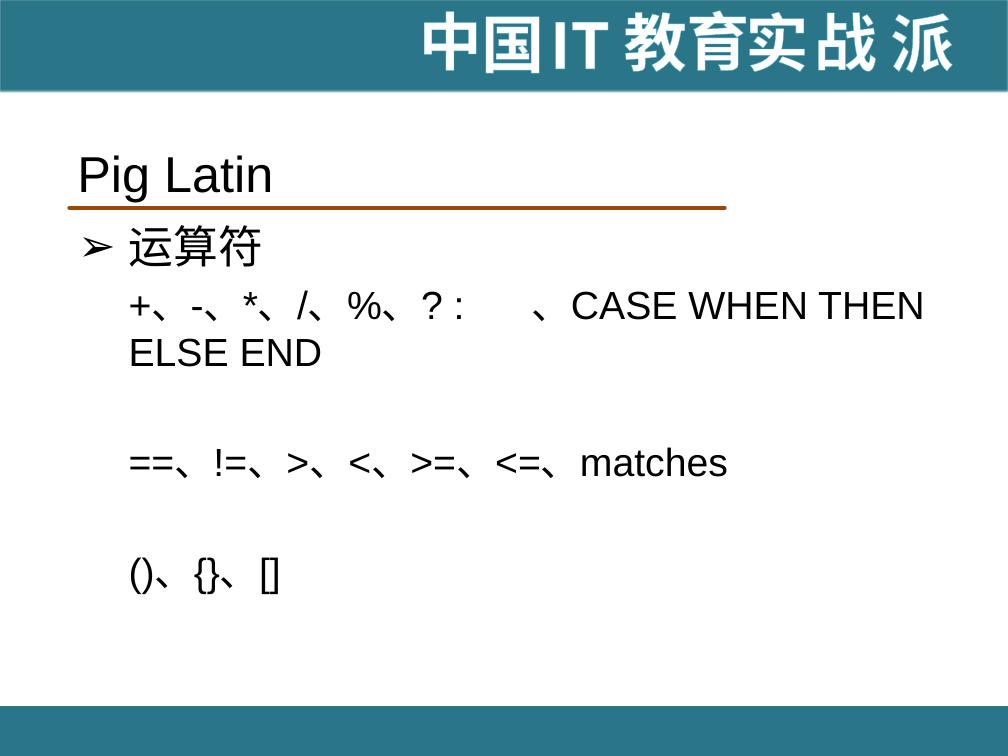
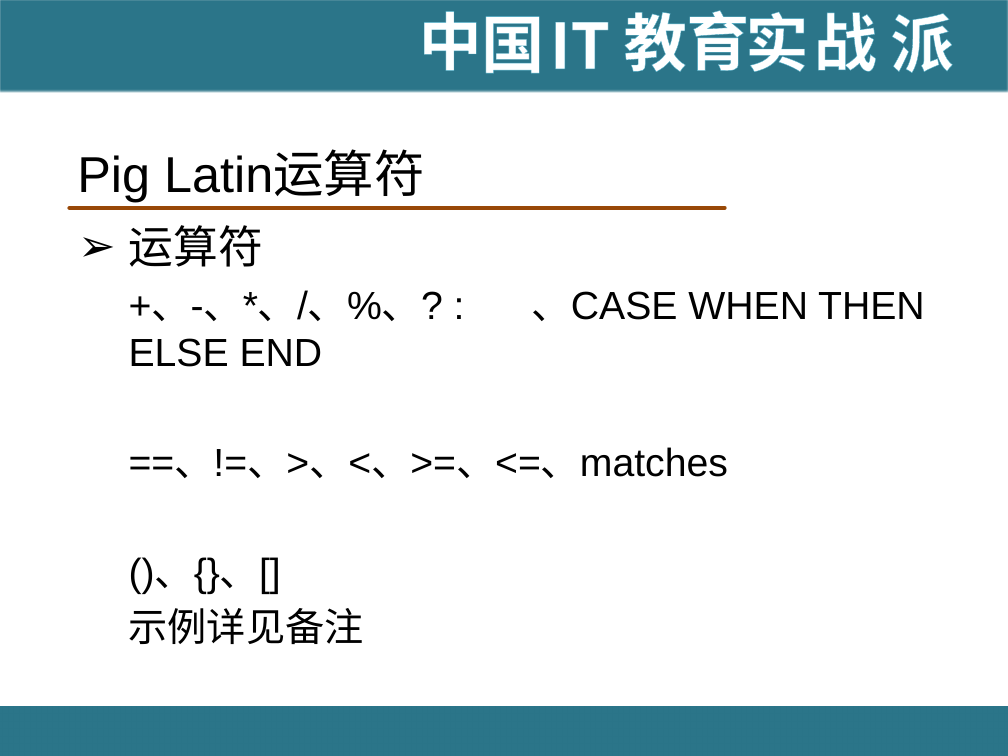
Before and after one commit to hanningxiao/BigData, a slide deck: slide 27 of [IT18掌www.it18zhang.com]Pig.pptx (slide 24 before the commit). Drawn at 1008x756 pixels with LibreOffice and Linux fonts; fonts in the diff are those of the drawing; background and template pictures are left out. Boxes give left, top, right and bottom in pixels: in the first picture for what was removed or moved away, otherwise in the second. Text is boxed around its words. In the diff, an @@ line names an element or a change of style, - is before the commit and + after.

```diff
--- a/[IT18掌www.it18zhang.com]Pig.pptx
+++ b/[IT18掌www.it18zhang.com]Pig.pptx
@@ title at bbox=[77, 152, 425, 202]: text changed @@
-Pig Latin
+Pig Latin运算符
@@ text at bbox=[129, 608, 364, 644]: paragraph added @@
+  示例详见备注
```
Also in this commit, not shown: 13 other slides changed, 55 slides added, 1 other file.
